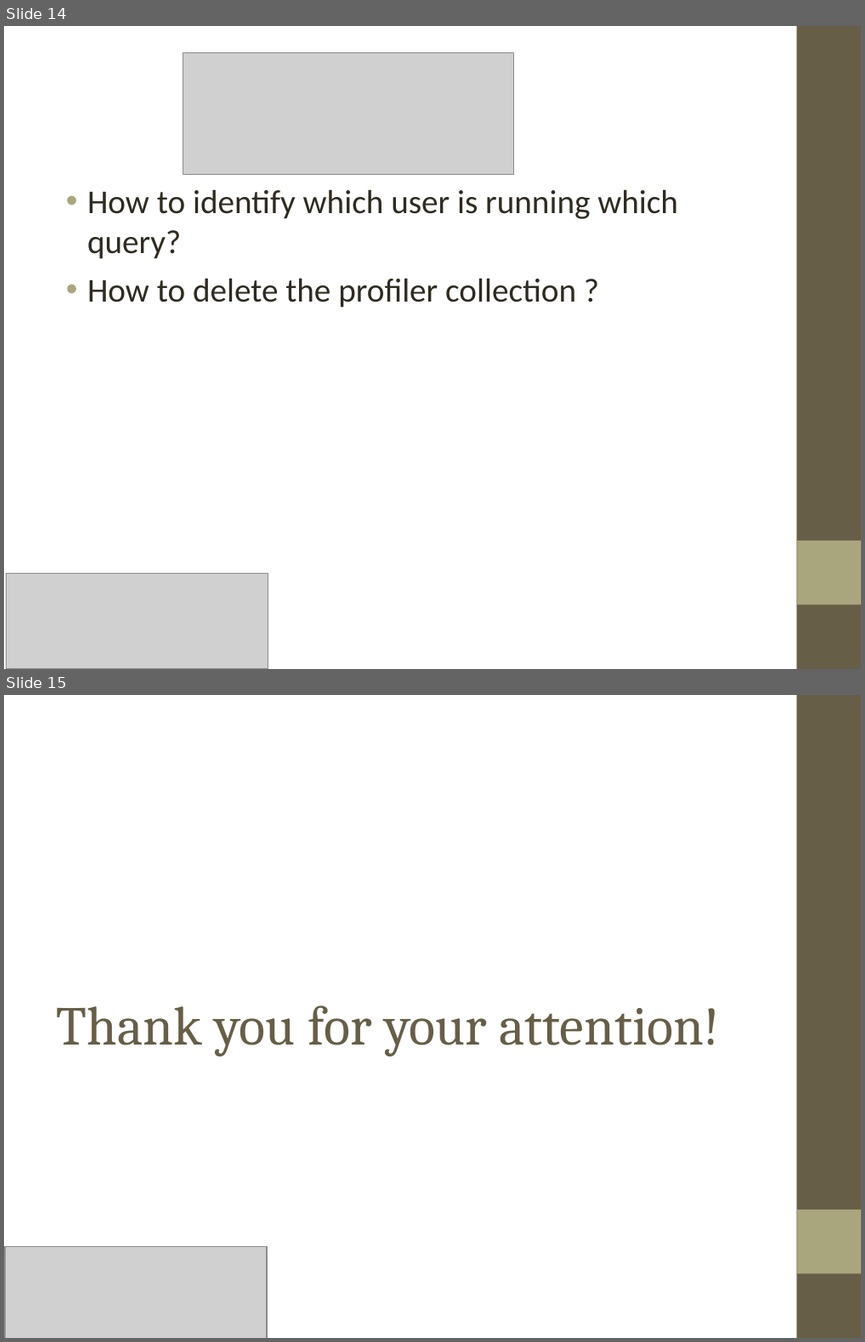
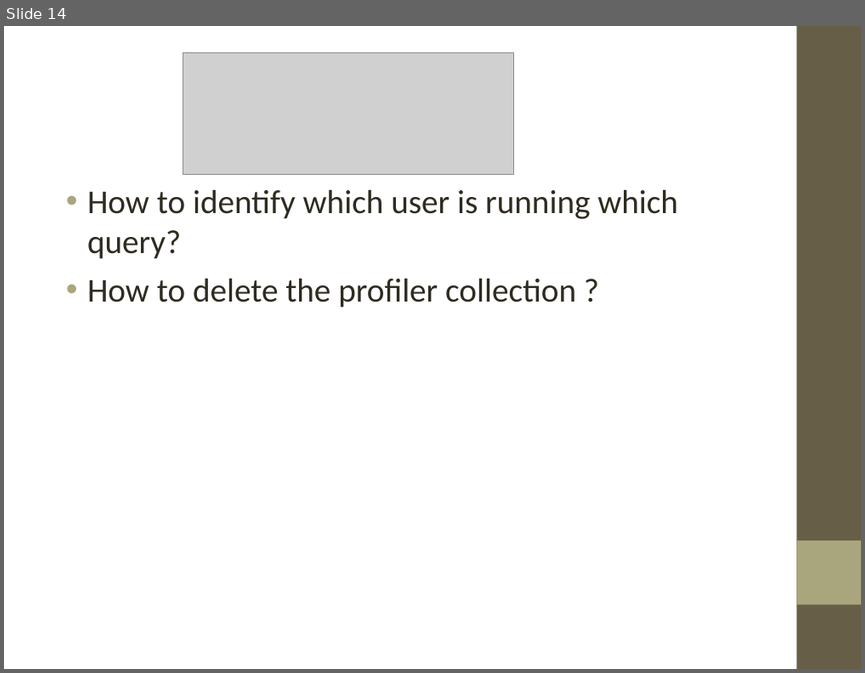
Before and after one commit to gjagadeesan/mongotraining, a slide deck: Training_ppt/Mongodb class 11.ppt. Shown one above the other, each under a label of ours: slides 14 and 15 before the commit, slide 14 after it. The pictures are 865x1342 and 865x673 pixels, drawn with LibreOffice and Linux fonts; fonts in the diff are those of the drawing; grey boxes stand for pictures; background and template pictures are left out. Boxes give left, top, right and bottom in pixels: in the first picture for what was removed or moved away, otherwise in the second. Text is boxed around its words. In the diff, an @@ line names an element or a change of style, - is before the commit and + after.

```diff
--- a/Training_ppt/Mongodb class 11.ppt
+++ b/Training_ppt/Mongodb class 11.ppt
@@ slide 15 removed at (x1=4, y1=695, x2=861, y2=1338), background picture (left out); not listed: 2 template elements that a slide beside it also shows @@
@@ title removed at (x1=57, y1=1005, x2=720, y2=1056) @@
-Thank you for your attention!
@@ picture removed at (x1=5, y1=1246, x2=267, y2=1338) @@
@@ slide 14 changed as well @@
@@ picture removed at (x1=7, y1=573, x2=268, y2=669) @@
```
Also in this commit, not shown: 13 other slides changed, 12 other files.
